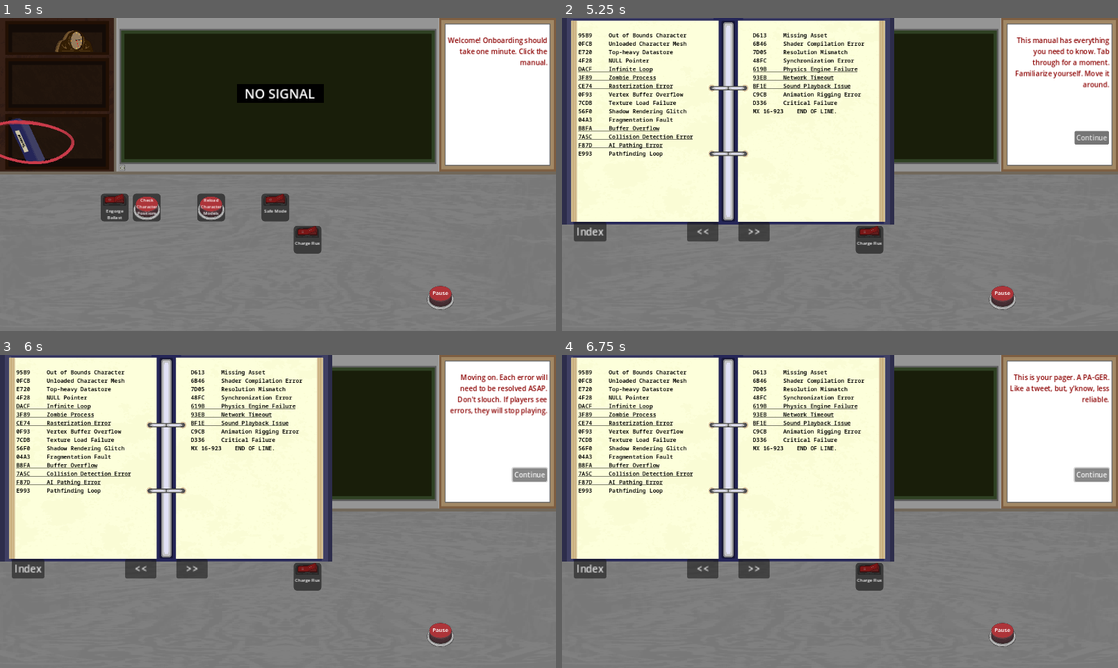
Above: before the commit, frames 1-4 (two rows, left to right).
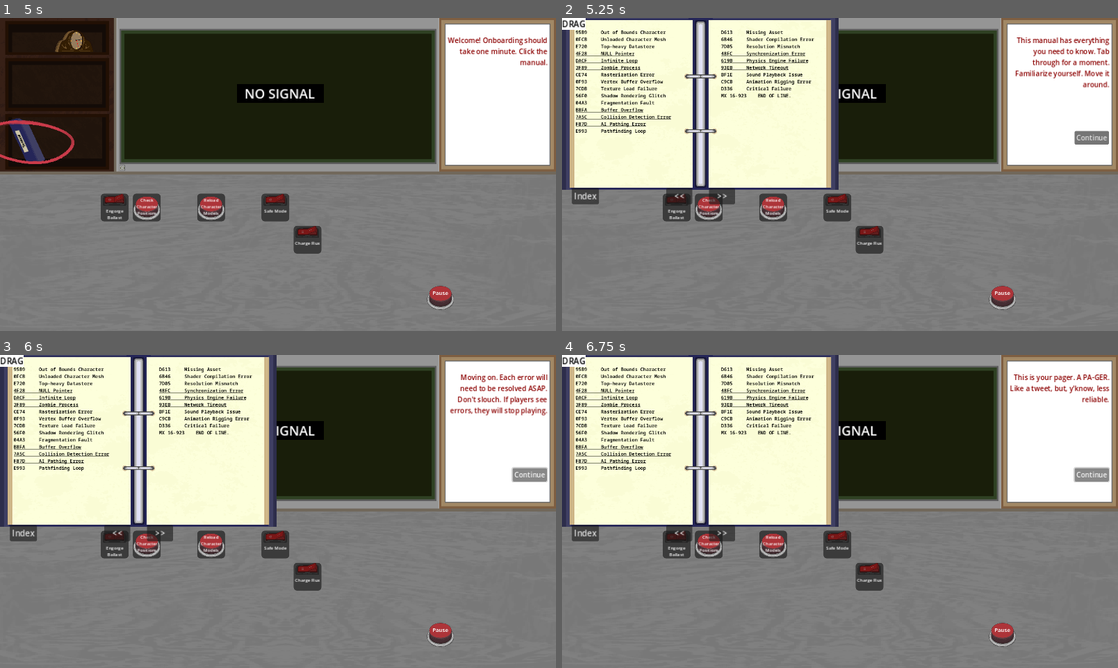
Above: after the commit, the same moments.

Repository: Carth501/team-ferret
Game: Godot game, scene res://scenes/splash/splash_screen_manager.tscn
Two runs of this game, one before a commit and one after it. Both use one fixed random seed, a clock stepped at 60 frames per second and the inputs below. Sound files missing from this copy of the repository are replaced by a short silence.
Inputs (mouse positions are in pixels of both pictures, inside the frame that each line leads up to):
- Up to frame 1 (5 s): tap Enter at 0.5 s; move the mouse to (400, 158) at 0.52 s; click (400, 158) at 0.67 s; drag from (166, 190) to (250, 237) at 1.27 s; move the mouse to (333, 105) at 2.02 s; click (333, 105) at 2.17 s; click (517, 262) at 2.75 s; click "Continue" at 3.5 s; click (144, 208) at 4.27 s
- Up to frame 2 (5.25 s): click (589, 140) at 5 s
- Up to frame 3 (6 s): click "Continue" at 5.75 s
- Up to frame 4 (6.75 s): click "Continue" at 6.5 s

Frame 1 is identical in both runs. In frame 2, 23% of the frame differs, in the area x 0-60%, y 0-72%; in frame 3, 23%; in frame 4, 23%.

Commit message:
rework dragging to use my new system

Diff:
--- a/scenes/manual_book.tscn
+++ b/scenes/manual_book.tscn
@@ -1,12 +1,17 @@
-[gd_scene load_steps=4 format=3 uid="uid://byo2ynlmm7spw"]
+[gd_scene load_steps=5 format=3 uid="uid://byo2ynlmm7spw"]
 
 [ext_resource type="Texture2D" uid="uid://dhkuhvre6w542" path="res://assets/images/Manual_PopUp_Draft_1.png" id="1_34q65"]
 [ext_resource type="Script" path="res://scripts/manual_book.gd" id="1_g60n5"]
 [ext_resource type="Theme" uid="uid://c0tgdmxgi26hi" path="res://assets/themes/tots_theme.tres" id="2_8r16f"]
+[ext_resource type="Script" path="res://scripts/draggable.gd" id="4_pvu2e"]
 
-[node name="manual_book" type="Node2D"]
+[node name="manual_book" type="Control"]
 z_index = 1
-scale = Vector2(1.44, 1.44)
+layout_mode = 3
+anchors_preset = 0
+offset_right = 532.0
+offset_bottom = 358.0
+scale = Vector2(1.2, 1.2)
 script = ExtResource("1_g60n5")
 book_margin = 50.0
 
@@ -111,6 +116,20 @@
 offset_bottom = 356.694
 text = "Index"
 
+[node name="ColorRect" type="ColorRect" parent="." node_paths=PackedStringArray("parent")]
+layout_mode = 0
+offset_right = 45.0
+offset_bottom = 23.0
+script = ExtResource("4_pvu2e")
+parent = NodePath("..")
+
+[node name="Label" type="Label" parent="ColorRect"]
+layout_mode = 0
+offset_right = 40.0
+offset_bottom = 23.0
+theme_override_colors/font_color = Color(0, 0, 0, 1)
+text = "DRAG"
+
 [connection signal="gui_input" from="TextureRect/MarginContainer" to="." method="_on_gui_input"]
 [connection signal="mouse_entered" from="TextureRect/MarginContainer" to="." method="_on_mouse_entered"]
 [connection signal="mouse_exited" from="TextureRect/MarginContainer" to="." method="_on_mouse_exited"]
@@ -119,3 +138,5 @@
 [connection signal="pressed" from="prev_button" to="." method="prev_button"]
 [connection signal="pressed" from="next_button" to="." method="next_button"]
 [connection signal="pressed" from="jump_to_index" to="." method="index_shortcut"]
+[connection signal="mouse_entered" from="ColorRect" to="ColorRect" method="_mouse_enter"]
+[connection signal="mouse_exited" from="ColorRect" to="ColorRect" method="_mouse_exit"]
--- /dev/null
+++ b/scripts/draggable.gd
@@ -0,0 +1,27 @@
+class_name drag_handle extends ColorRect
+
+@export var parent : Control
+var hovering := false
+var dragging := false
+var offset := Vector2.ZERO
+
+func _input(event):
+	if(hovering):
+		if(event is InputEventMouseButton):
+			if(event.pressed):
+				dragging = true
+				offset = event.position - parent.position
+			else:
+				dragging = false
+
+	if(dragging && event is InputEventMouseMotion):
+		var new_position = event.position - offset
+		var maximum = Vector2(DisplayServer.window_get_size()) - parent.size * parent.scale
+		new_position = new_position.clamp(Vector2.ZERO, maximum)
+		parent.position = new_position
+
+func _mouse_enter():
+	hovering = true
+
+func _mouse_exit():
+	hovering = false
--- a/scripts/manual.gd
+++ b/scripts/manual.gd
@@ -3,7 +3,7 @@
 
 signal manual_open
 
-@onready var manual_book = $manual_book as Node2D
+@onready var manual_book := $manual_book
 @onready var open_player = $openPlayer as AudioStreamPlayer
 @onready var close_player = $closePlayer as AudioStreamPlayer
 @onready var flick_player = $flickPlayer as AudioStreamPlayer
--- a/scripts/manual_book.gd
+++ b/scripts/manual_book.gd
@@ -1,5 +1,5 @@
 class_name manual_book_scene
-extends Node2D
+extends Control
 
 @onready var left_header = $TextureRect/MarginContainer/HBoxContainer/left_page/left_header as Label
 @onready var left_text = $TextureRect/MarginContainer/HBoxContainer/left_page/left_text as RichTextLabel
@@ -14,46 +14,6 @@
 signal to_index
 signal to_page(number: int)
 
-var drag_offset: Vector2
-var initial_position: Vector2
-var mouse_over: bool = false
-var holding: bool = false
-var in_window: bool = true
-
-func _on_gui_input(event):
-	if(event is InputEventMouseButton):
-		if(event.is_pressed() && mouse_over):
-			drag_offset = get_viewport().get_mouse_position()
-			initial_position = position
-			holding = true
-		else:
-			holding = false
-	elif(event is InputEventMouseMotion):
-		if(holding && in_window):
-			var delta_position = get_viewport().get_mouse_position() - drag_offset
-			var new_position = initial_position + delta_position
-			#position = initial_position + delta_position
-			var viewport_size = get_viewport_rect().size
-			var margin = Vector2(book_margin, book_margin)
-			var max_x = viewport_size.x - margin.x
-			var max_y = viewport_size.y - margin.y
-			new_position.x = clamp(new_position.x, 0, max_x)
-			new_position.y = clamp(new_position.y, 0, max_y)
-			position = new_position
-
-
-func _notification(what):
-	if what == NOTIFICATION_WM_MOUSE_ENTER:
-		in_window = true
-	elif what == NOTIFICATION_WM_MOUSE_EXIT:
-		in_window = false
-
-func _on_mouse_entered():
-	mouse_over = true
-
-func _on_mouse_exited():
-	mouse_over = false
-
 func prev_button():
 	emit_signal("prev_page")
 
